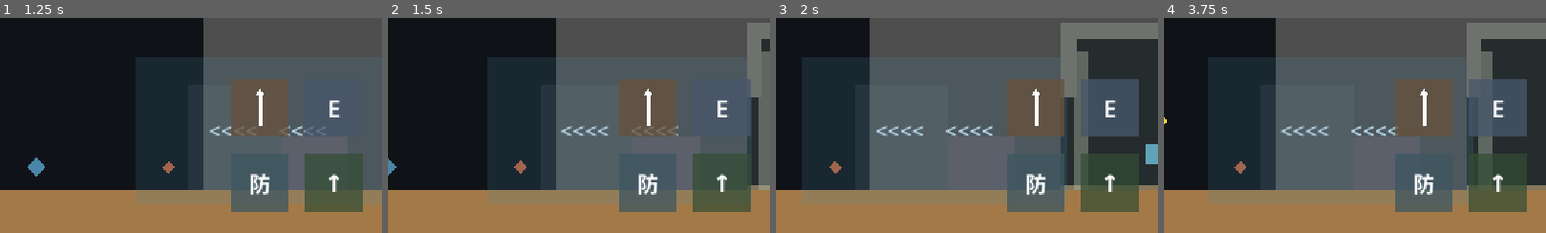
Above: before the commit, frames 1-4 (left to right).
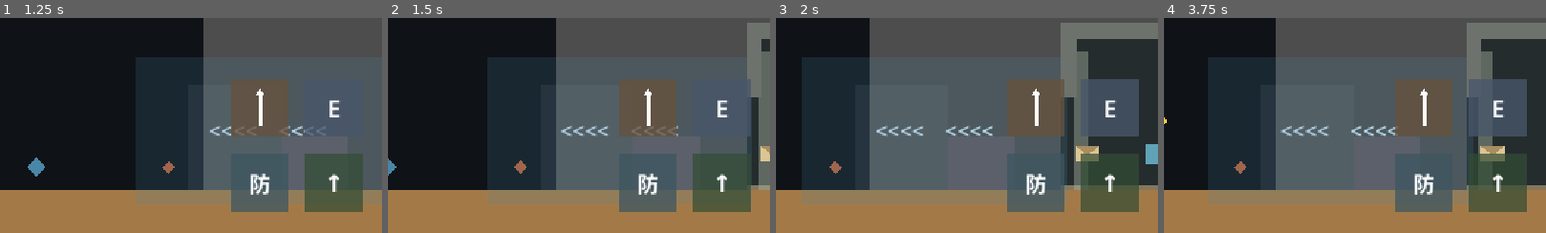
Above: after the commit, the same moments.

Repository: wenshuchuan0101-lab/A-Gift-for-the-land
Game: Godot game, scene res://Opening.tscn
Same seed, same stepped clock (60 frames per second), same inputs: the game is played once before the commit and once after it.
Inputs (mouse positions are % of the whole screen's width and height, from its top left):
- Up to frame 1 (1.25 s): tap Enter at 0.5 s; move the mouse to (72, 45) at 0.52 s; hold D (move_right) from 0.53 s (still down); tap Q (anchor) at 0.6 s; click (72, 45) at 0.67 s; tap Space (jump) at 0.77 s; tap E (interact) at 0.8 s
- Up to frame 2 (1.5 s): keep holding D (move_right); move the mouse to (30, 55) at 1.27 s; tap E (interact) at 1.35 s; click (30, 55) at 1.42 s
- Up to frame 3 (2 s): keep holding D (move_right); tap Space (jump) at 1.52 s; tap Q (anchor) at 1.55 s
- Up to frame 4 (3.75 s): move the mouse to (60, 28) at 2.02 s; release D (move_right) at 2.03 s; hold A (move_left) 2.03-2.78 s; tap Q (anchor) at 2.1, 3.05 s; click (60, 28) at 2.17 s; tap E (interact) at 2.3, 3.6 s; tap Space (jump) at 2.75, 3.02 s; move the mouse to (45, 70) at 2.77 s; hold D (move_right) from 2.78 s (still down); tap Shift (defend) at 2.85 s; click (45, 70) at 2.92 s; tap Enter at 3.5 s; move the mouse to (80, 65) at 3.52 s; click (80, 65) at 3.67 s
The pictures show only the part of the screen within x 50-100%, y 50-100%; the shares and areas given below are measured in that part.

Frame 1 is identical in both runs. In frame 2, 0.2% of the frame differs, in the area x 97-100%, y 59-67%; in frame 3, 0.4%; in frame 4, 0.5%, in the area x 82-90%, y 59-67%.

Commit message:
实现废屋信件阅读系统

Diff:
--- a/AbandonedHouse.tscn
+++ b/AbandonedHouse.tscn
@@ -18,10 +18,14 @@
 [sub_resource type="RectangleShape2D" id="RectangleShape2D_item_area"]
 size = Vector2(80, 100)
 
+[sub_resource type="RectangleShape2D" id="RectangleShape2D_letter_area"]
+size = Vector2(40, 100)
+
 [node name="AbandonedHouse" type="Node2D"]
 script = ExtResource("1_house")
 wind_zone_path = NodePath("../WindZone")
 prompt_label_path = NodePath("../HousePromptUI/PromptLabel")
+letter_panel_path = NodePath("../LetterUI/LetterPanel")
 indoor_wind_multiplier = 0.0
 
 [node name="OuterWalls" type="Node2D" parent="."]
@@ -95,6 +99,23 @@
 polygon = PackedVector2Array(-22, -16, 22, -16, 22, 16, -22, 16)
 color = Color(0.38, 0.64, 0.72, 1)
 
+[node name="LetterItem" type="Area2D" parent="."]
+position = Vector2(-220, -55)
+collision_layer = 0
+collision_mask = 1
+monitoring = true
+
+[node name="CollisionShape2D" type="CollisionShape2D" parent="LetterItem"]
+shape = SubResource("RectangleShape2D_letter_area")
+
+[node name="Visual" type="Polygon2D" parent="LetterItem"]
+polygon = PackedVector2Array(-18, -12, 18, -12, 18, 12, -18, 12)
+color = Color(0.86, 0.78, 0.58, 1)
+
+[node name="Fold" type="Polygon2D" parent="LetterItem"]
+polygon = PackedVector2Array(-18, -12, 0, 2, 18, -12)
+color = Color(0.66, 0.56, 0.38, 1)
+
 [node name="CloakItem" type="Area2D" parent="."]
 position = Vector2(40, -55)
 collision_layer = 0
--- a/Demo_Level.tscn
+++ b/Demo_Level.tscn
@@ -314,6 +314,48 @@
 theme_override_font_sizes/font_size = 32
 horizontal_alignment = 1
 vertical_alignment = 1
+
+[node name="LetterUI" type="CanvasLayer" parent="."]
+layer = 25
+
+[node name="LetterPanel" type="Control" parent="LetterUI"]
+visible = false
+layout_mode = 3
+anchors_preset = 15
+anchor_right = 1.0
+anchor_bottom = 1.0
+grow_horizontal = 2
+grow_vertical = 2
+mouse_filter = 2
+
+[node name="Background" type="ColorRect" parent="LetterUI/LetterPanel"]
+layout_mode = 1
+anchor_left = 0.04
+anchor_top = 0.04
+anchor_right = 0.72
+anchor_bottom = 0.96
+grow_horizontal = 2
+grow_vertical = 2
+mouse_filter = 2
+color = Color(0.025, 0.03, 0.035, 0.96)
+
+[node name="TextLabel" type="Label" parent="LetterUI/LetterPanel"]
+layout_mode = 1
+anchor_left = 0.08
+anchor_top = 0.06
+anchor_right = 0.68
+anchor_bottom = 0.94
+grow_horizontal = 2
+grow_vertical = 2
+mouse_filter = 2
+theme_override_colors/font_color = Color(0.96, 0.94, 0.86, 1)
+theme_override_colors/font_outline_color = Color(0.02, 0.025, 0.03, 1)
+theme_override_constants/outline_size = 4
+theme_override_font_sizes/font_size = 24
+text = "如果你看到这封信，\n说明风还没有停。\n\n我们曾经以为，\n只要建起足够高的墙，\n就能保护这片土地。\n\n后来我们才明白。\n\n土地需要的不是墙。\n\n而是有人愿意留下来。\n\n沿着风吹来的方向走，\n那里还有乐园留下的痕迹。"
+horizontal_alignment = 1
+vertical_alignment = 1
+autowrap_mode = 2
 
 [node name="MapUI" type="CanvasLayer" parent="."]
 layer = 20
--- a/abandoned_house.gd
+++ b/abandoned_house.gd
@@ -2,23 +2,30 @@
 
 const ITEM_PROMPTS := {
 	"MapItem": "查看地图",
+	"LetterItem": "阅读信件",
 	"CloakItem": "发现旧斗篷",
 	"SpearItem": "发现旧长矛",
 }
 
 @export var wind_zone_path: NodePath
 @export var prompt_label_path: NodePath
+@export var letter_panel_path: NodePath
 @export_range(0.0, 1.0, 0.05) var indoor_wind_multiplier := 0.0
 
 var wind_zone: Area2D
 var prompt_label: Label
+var letter_panel: Control
 var house_player: CharacterBody2D
 var active_item: Area2D
+var active_player: CharacterBody2D
+var reading_player: CharacterBody2D
+var letter_open := false
 
 
 func _ready() -> void:
 	wind_zone = get_node_or_null(wind_zone_path) as Area2D
 	prompt_label = get_node_or_null(prompt_label_path) as Label
+	letter_panel = get_node_or_null(letter_panel_path) as Control
 	$DoorTrigger.body_entered.connect(_on_door_trigger_body_entered)
 	$DoorTrigger.body_exited.connect(_on_door_trigger_body_exited)
 
@@ -28,12 +35,28 @@
 		item.body_exited.connect(_on_item_body_exited.bind(item))
 
 	_hide_prompt()
+	if letter_panel != null:
+		letter_panel.visible = false
 	set_process(false)
 
 
 func _process(_delta: float) -> void:
-	if active_item != null and prompt_label != null and Input.is_action_just_pressed("interact"):
-		var item := active_item
+	if not Input.is_action_just_pressed("interact"):
+		return
+
+	if letter_open:
+		_set_letter_open(false)
+		return
+
+	if active_item == null:
+		return
+
+	var item := active_item
+	if item.name == &"LetterItem":
+		_set_letter_open(true)
+		return
+
+	if prompt_label != null:
 		prompt_label.text = ITEM_PROMPTS[String(item.name)]
 		prompt_label.visible = true
 		if item.has_method("pickup"):
@@ -50,6 +73,7 @@
 
 func _on_door_trigger_body_exited(body: Node2D) -> void:
 	if body == house_player:
+		_set_letter_open(false)
 		house_player = null
 		_set_wind_multiplier(1.0)
 		_hide_prompt()
@@ -57,6 +81,7 @@
 
 func _on_item_body_entered(body: Node2D, item: Area2D) -> void:
 	if body is CharacterBody2D:
+		active_player = body
 		if item.has_signal("picked_up") and body.has_method("receive_item"):
 			var receiver := Callable(body, "receive_item")
 			if not item.is_connected("picked_up", receiver):
@@ -68,7 +93,9 @@
 
 func _on_item_body_exited(body: Node2D, item: Area2D) -> void:
 	if body is CharacterBody2D and item == active_item:
+		_set_letter_open(false)
 		active_item = null
+		active_player = null
 		_hide_prompt()
 		set_process(false)
 
@@ -78,6 +105,22 @@
 		wind_zone.set_wind_multiplier(multiplier)
 
 
+func _set_letter_open(open: bool) -> void:
+	letter_open = open and letter_panel != null and active_player != null
+	if letter_panel != null:
+		letter_panel.visible = letter_open
+	_hide_prompt()
+
+	if letter_open:
+		reading_player = active_player
+		reading_player.velocity = Vector2.ZERO
+		reading_player.set_physics_process(false)
+	elif reading_player != null:
+		reading_player.velocity = Vector2.ZERO
+		reading_player.set_physics_process(true)
+		reading_player = null
+
+
 func _hide_prompt() -> void:
 	if prompt_label != null:
 		prompt_label.visible = false
Not shown: 1 places in AbandonedHouse.tscn that only renumber resources
